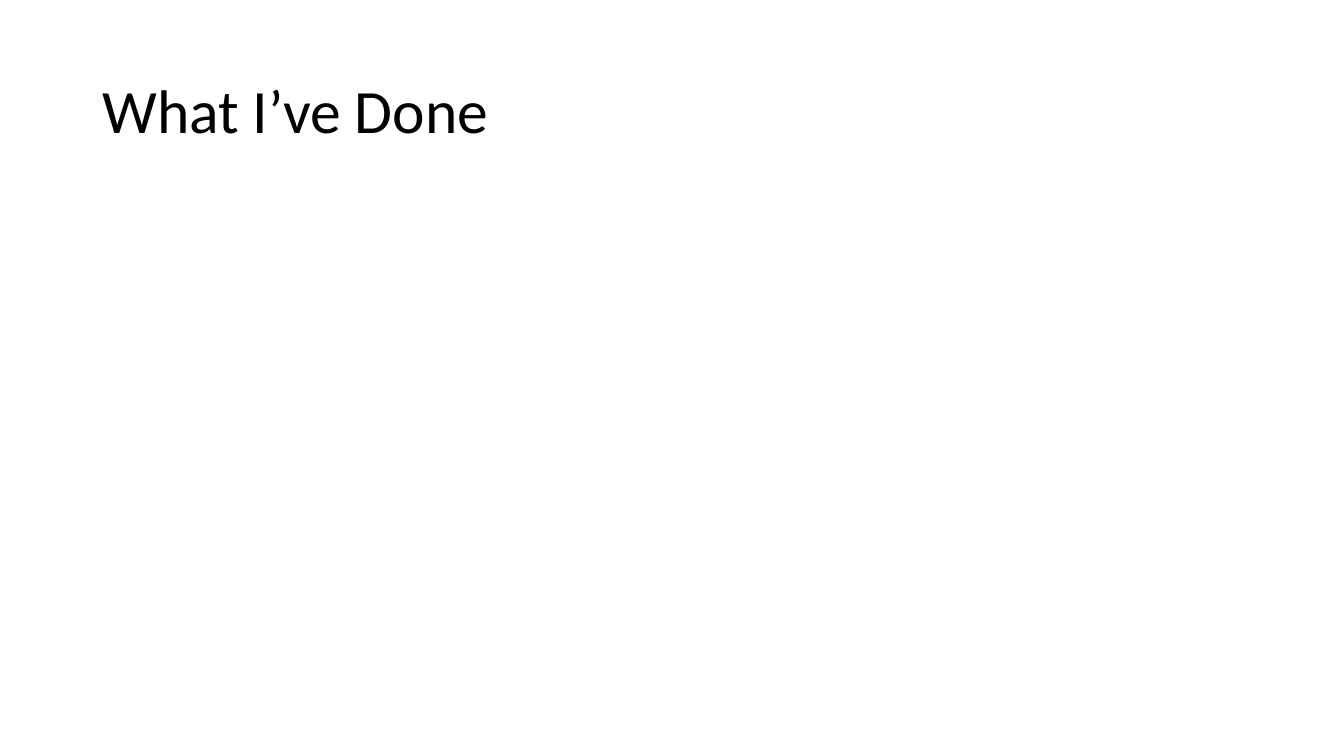
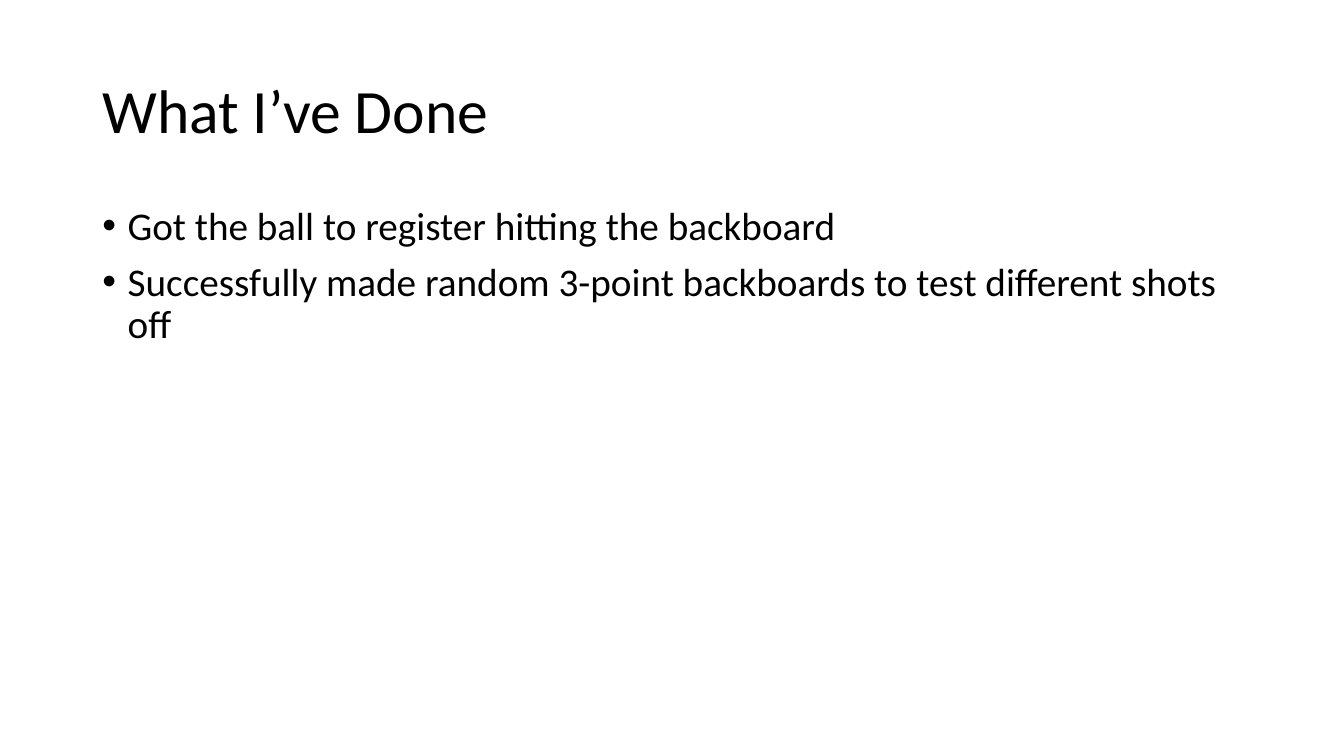
Before and after one commit to cawelch/hoop-never-misses, a slide deck: slide 2 of Weekly Presentations/Week 11.pptx. Drawn at 1344x756 pixels with LibreOffice and Linux fonts; fonts in the diff are those of the drawing. Boxes give left, top, right and bottom in pixels: in the first picture for what was removed or moved away, otherwise in the second. Text is boxed around its words. In the diff, an @@ line names an element or a change of style, - is before the commit and + after.

```diff
--- a/Weekly Presentations/Week 11.pptx
+++ b/Weekly Presentations/Week 11.pptx
@@ text added at [128, 212, 1216, 339], 28 pt, text #000000 @@
+• Got the ball to register hitting the backboard
+• Successfully made random 3-point backboards to test different shots off
```
Also in this commit, not shown: 3 other slides changed, 2 slides added, 25 other files.
